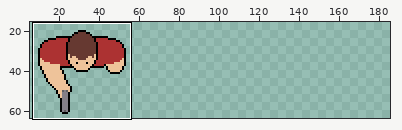
Two versions of one sprite sheet, project/assets/visual/player/player_pistol.png. Above: a wide view before the commit, with the close-up outlined.
Close-up. The starting point:
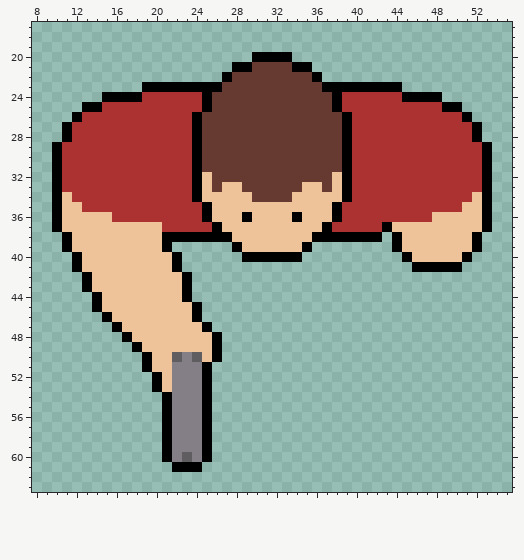
The file is 64x64 pixels. Shown: x 8..55, y 17..63. The old version is drawn lined up with the new one, on the new canvas. The wide view leaves out empty margins. The commit also changed other parts of the picture, which this record leaves out.
New version:
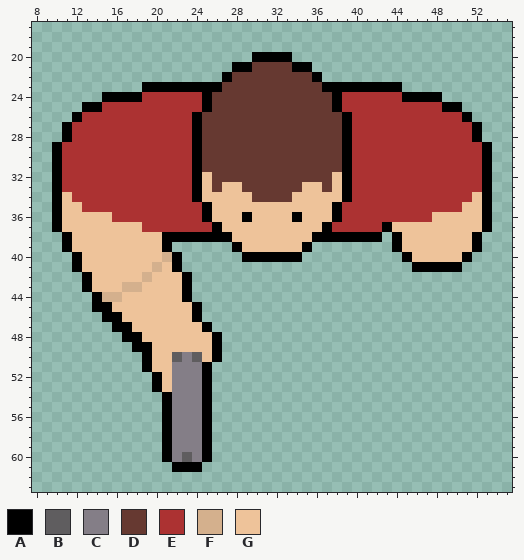
Palette (. is transparent): A #000000  B #5f5d5f  C #847e87  D #663931  E #ac3232  F #d4b08d  G #eec39a
Diff:
{"change": "canvas 64x64 -> 192x64"}
{"y":37,"x":19,"old":"GG","new":"EE"}
{"y":40,"x":21,"old":"G","new":"F"}
{"y":41,"x":20,"old":"G","new":"F"}
{"y":42,"x":19,"old":"G","new":"F"}
{"y":43,"x":17,"old":"GG","new":"FF"}
{"y":44,"x":15,"old":"GG","new":"FF"}
{"y":45,"x":15,"old":"G","new":"A"}
{"y":46,"x":16,"old":"G","new":"A"}
{"y":47,"x":17,"old":"G","new":"A"}
{"y":48,"x":18,"old":"G","new":"A"}
{"y":49,"x":19,"old":"G","new":"A"}
